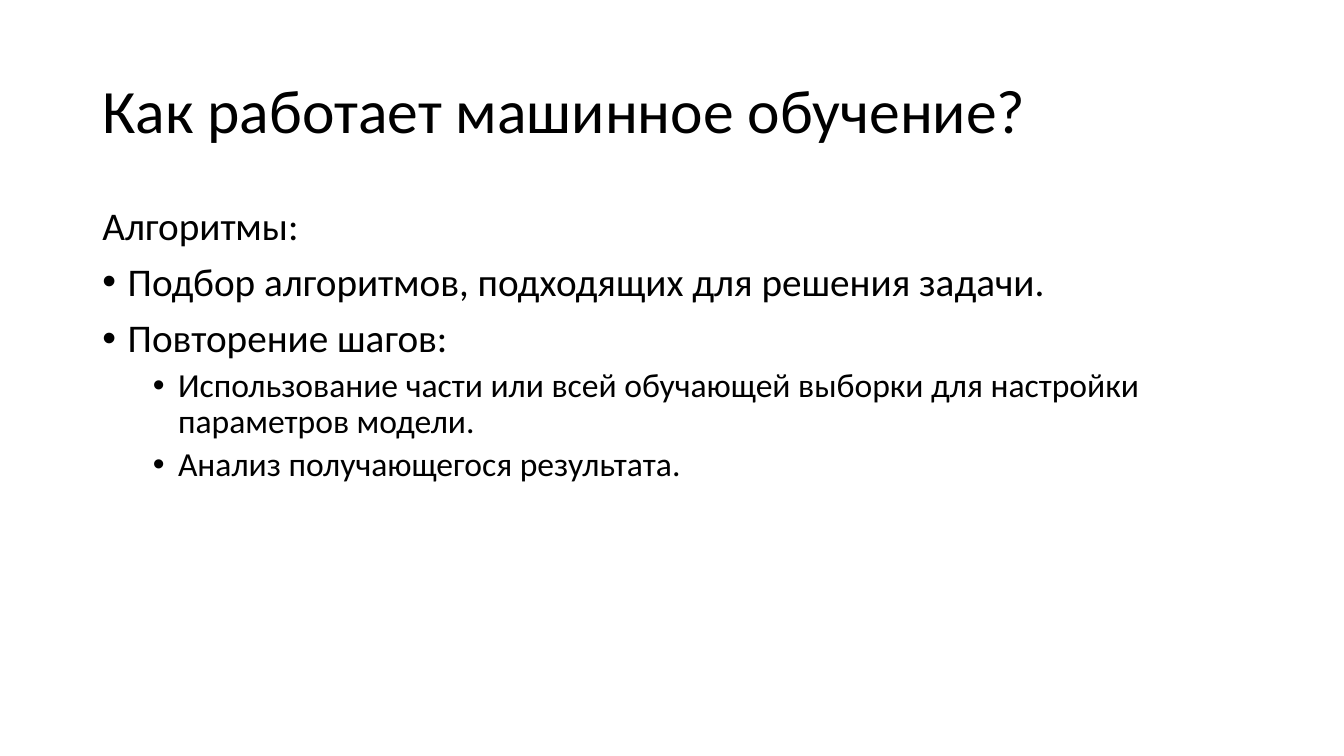
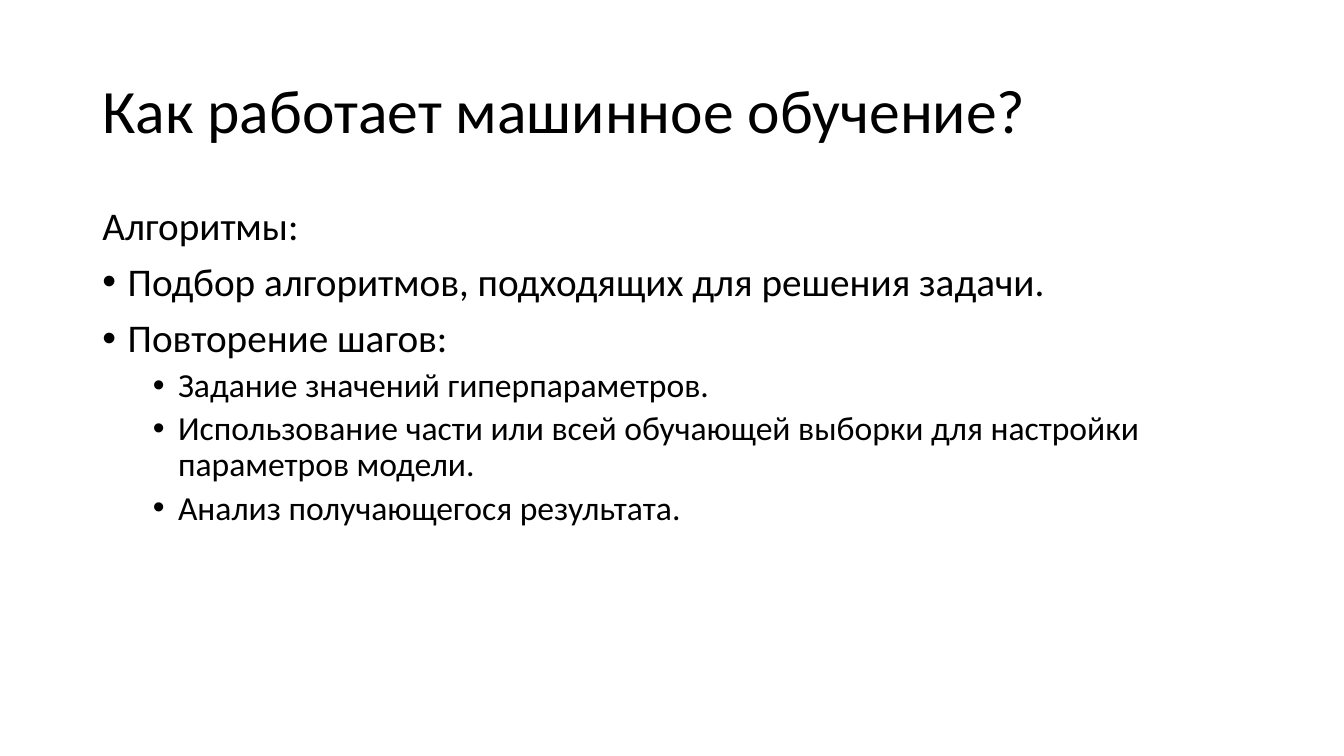
Before and after one commit to mosalov/AI_main_lectures, a slide deck: slide 14 of Лекция 1.pptx. Drawn at 1344x756 pixels with LibreOffice and Linux fonts; fonts in the diff are those of the drawing. Boxes give left, top, right and bottom in pixels: in the first picture for what was removed or moved away, otherwise in the second. Text is boxed around its words. In the diff, an @@ line names an element or a change of style, - is before the commit and + after.

```diff
--- a/Лекция 1.pptx
+++ b/Лекция 1.pptx
@@ text at (178, 374, 709, 403): paragraph added @@
+  • Задание значений гиперпараметров.
```
Also in this commit, not shown: 2 other slides changed, 1 slide added.
